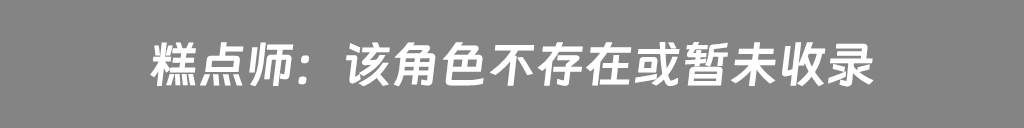
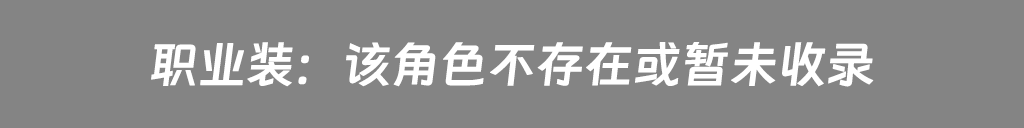
Layered file, before and after one edit (1024x128). Changes by layer:
added layer "职业装：该角色不存在或暂未收录" above "糕点师：该角色不存在或暂未收录" over <box>151,42,294,87</box>
hid "糕点师：该角色不存在或暂未收录" over <box>150,42,294,87</box>
